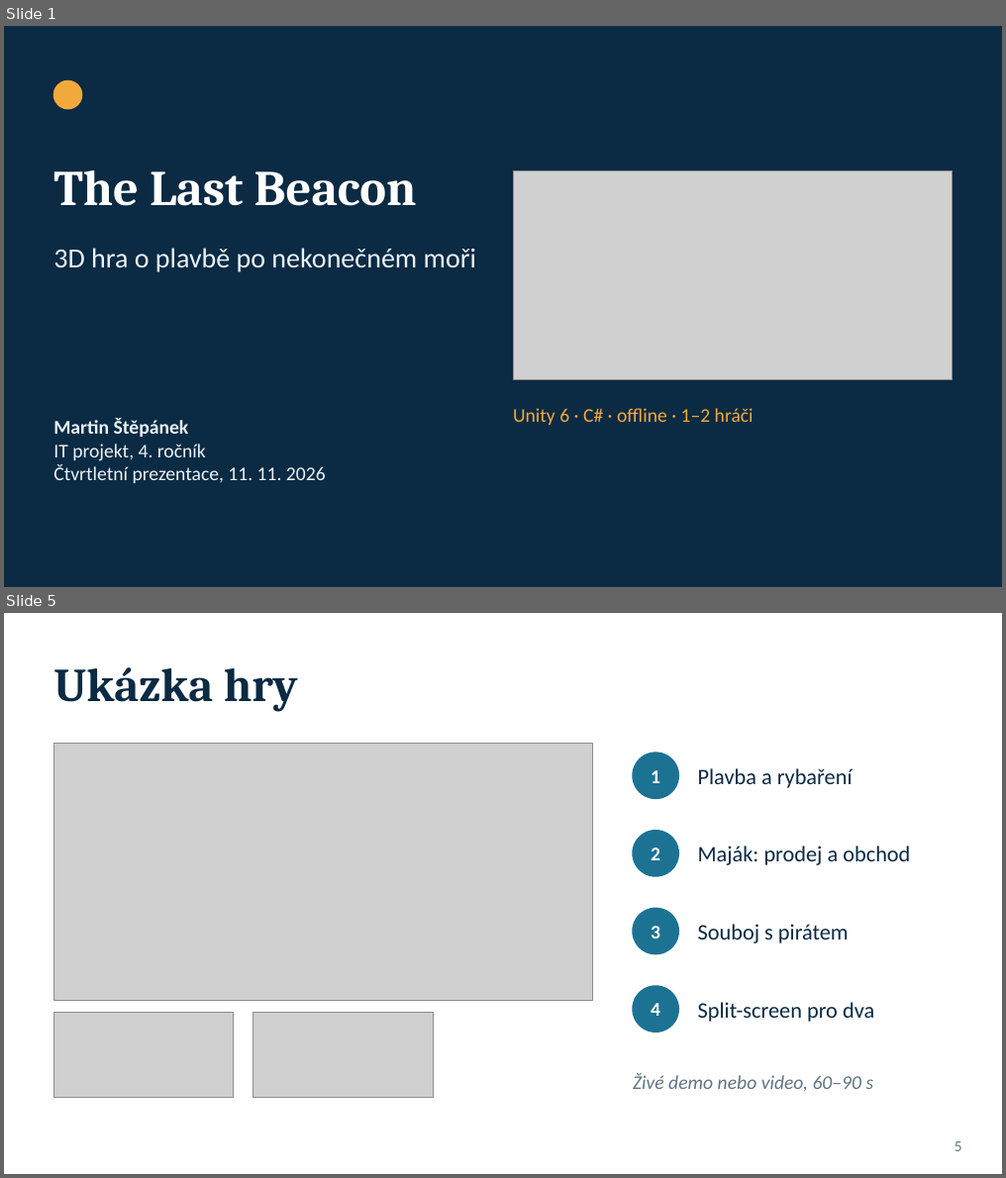
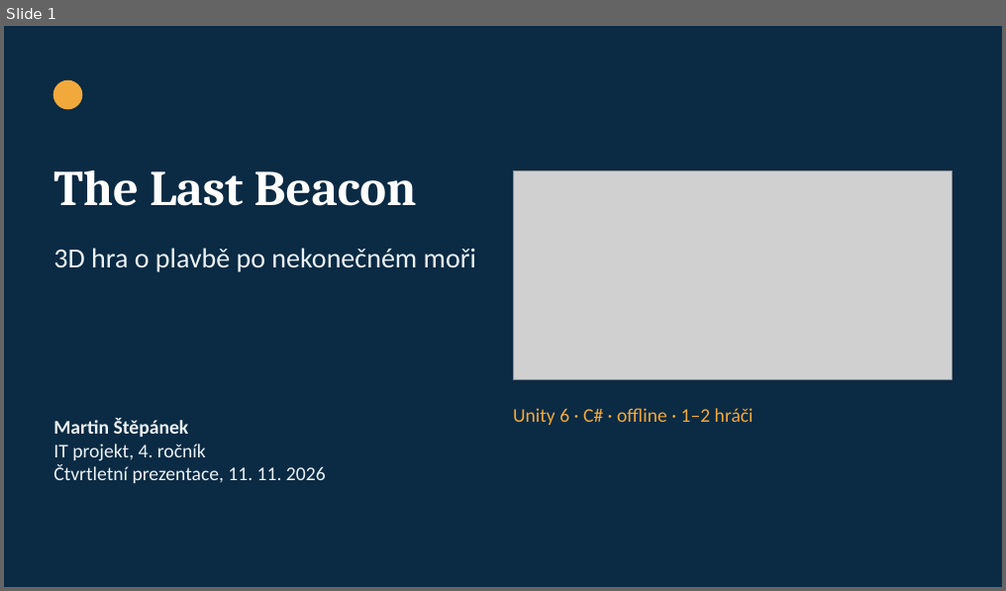
Before and after one commit to matixiiik/ProjektHra, a slide deck: Dokumentace/Prezentace_The_Last_Beacon.pptx. Shown one above the other, each under a label of ours: slides 1 and 5 before the commit, slide 1 after it; the slides between them are not shown. The pictures are 1006x1178 and 1006x591 pixels, drawn with LibreOffice and Linux fonts; fonts in the diff are those of the drawing; grey boxes stand for pictures. Boxes give left, top, right and bottom in pixels: in the first picture for what was removed or moved away, otherwise in the second. Text is boxed around its words. In the diff, an @@ line names an element or a change of style, - is before the commit and + after.

```diff
--- a/Dokumentace/Prezentace_The_Last_Beacon.pptx
+++ b/Dokumentace/Prezentace_The_Last_Beacon.pptx
@@ slide 5 removed at (4,613,1002,1174), background #FFFFFF @@
@@ title removed at (54,667,298,712) @@
-Ukázka hry
@@ picture removed at (54,743,593,1000) @@
@@ ellipse removed at (633,753,678,798) @@
@@ text removed at (650,770,660,783) @@
-1
@@ text removed at (698,768,852,788) @@
-Plavba a rybaření
@@ ellipse removed at (633,831,678,876) @@
@@ text removed at (650,848,660,861) @@
-2
@@ text removed at (698,846,910,865) @@
-Maják: prodej a obchod
@@ ellipse removed at (633,908,678,955) @@
@@ text removed at (650,926,660,939) @@
-3
@@ text removed at (698,924,848,944) @@
-Souboj s pirátem
@@ ellipse removed at (633,986,678,1032) @@
@@ picture removed at (54,1012,234,1098) @@
@@ picture removed at (253,1012,433,1098) @@
@@ text removed at (650,1003,660,1016) @@
-4
@@ text removed at (698,1002,874,1022) @@
-Split-screen pro dva
@@ text removed at (633,1073,874,1091) @@
-Živé demo nebo video, 60–90 s
@@ page number removed at (954,1142,962,1152) @@
-5
```
Also in this commit, not shown: 5 slides changed, 9 slides added, 15 other files.
